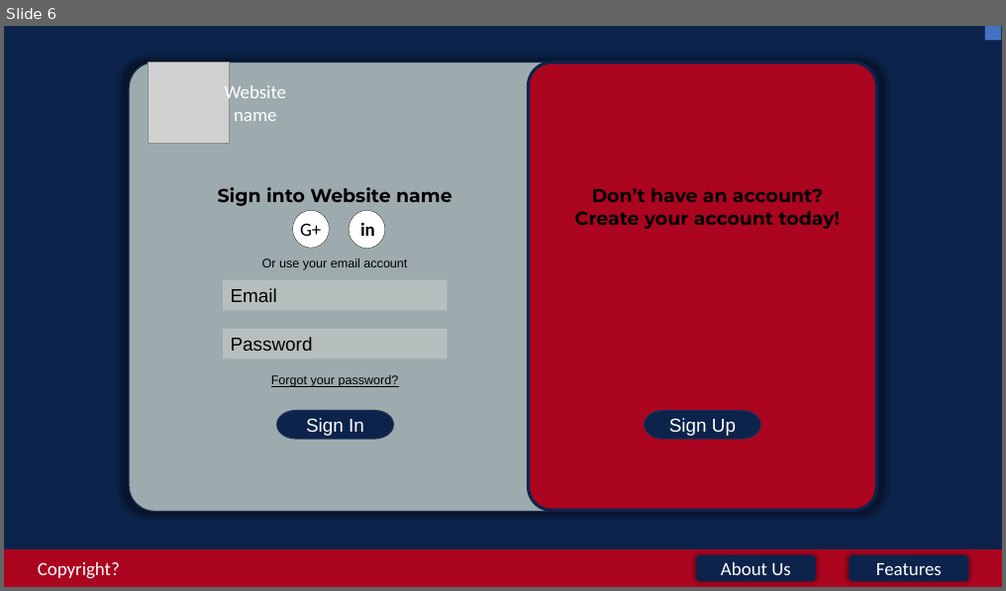
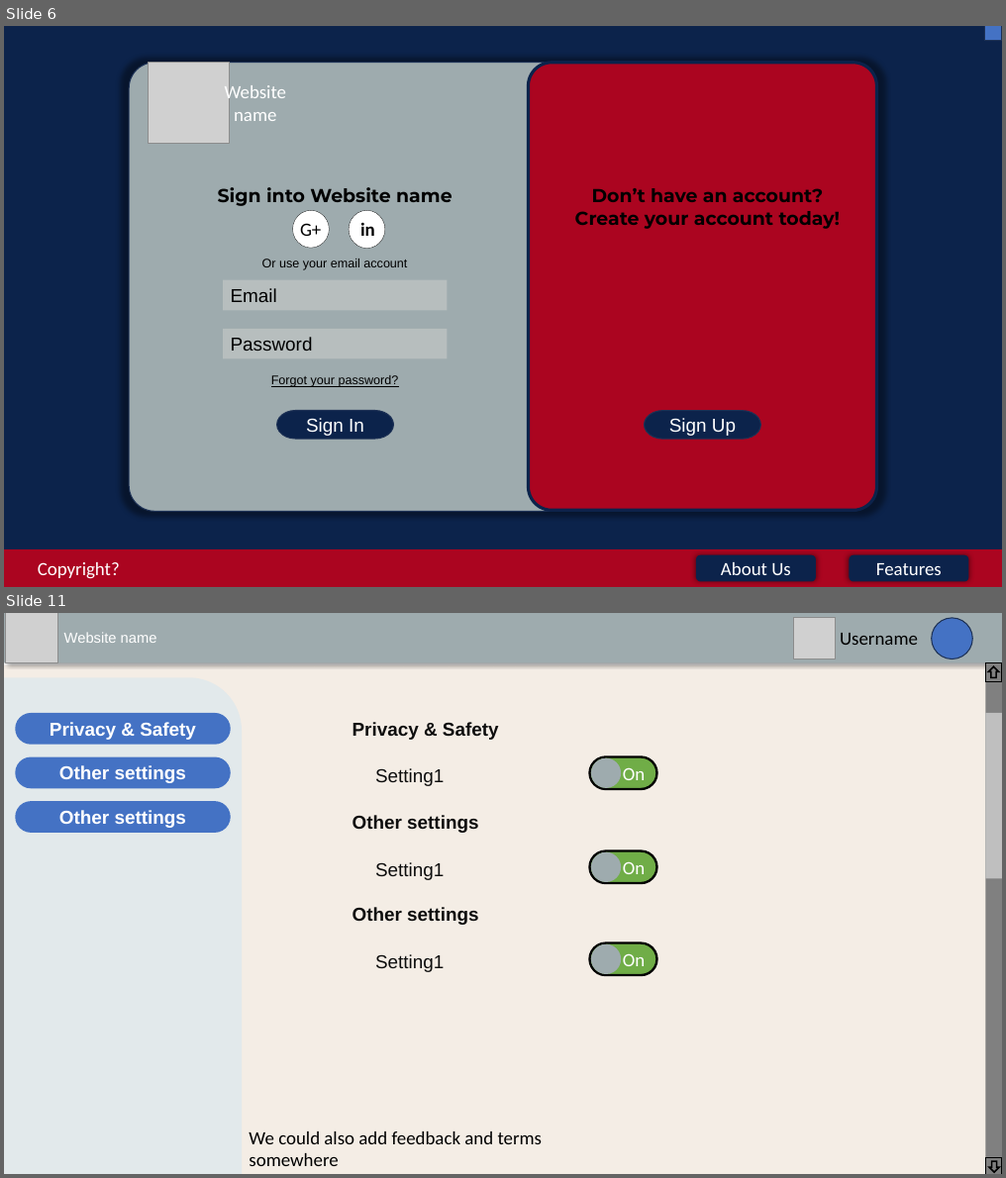
Before and after one commit to LargeDumpsterFire/CSC337-Final-Project, a slide deck: Sitemap ect.pptx. Shown one above the other, each under a label of ours: slide 6 before the commit, slides 6 and 11 after it; the slides between them are not shown. The pictures are 1006x591 and 1006x1178 pixels, drawn with LibreOffice and Linux fonts; fonts in the diff are those of the drawing; grey boxes stand for pictures. Boxes give left, top, right and bottom in pixels: in the first picture for what was removed or moved away, otherwise in the second. Text is boxed around its words. In the diff, an @@ line names an element or a change of style, - is before the commit and + after.

```diff
--- a/Sitemap ect.pptx
+++ b/Sitemap ect.pptx
@@ slide 11 added at (4,613,1002,1174), background #FFFFFF @@
@@ rectangle added at (4,613,1002,663), fill #9EABAE @@
@@ picture added at (6,613,57,663) @@
@@ text added at (64,632,157,643), 14 pt, text #FFFFFF @@
+Website name
@@ picture added at (794,618,835,659) @@
@@ text added at (840,633,918,645), 18 pt, text #000000 @@
+Username
@@ ellipse added at (932,618,973,659), fill #4472C4, outline #1E3256 1 pt @@
@@ rectangle added at (4,665,1002,1174), fill #F4EDE5 @@
@@ rectangle added at (985,666,1002,1174), fill #808080 @@
@@ rectangle added at (986,663,1002,682), fill #808080, outline #000000 1 pt @@
@@ right arrow added at (989,666,999,677), fill #808080, outline #000000 1.5 pt @@
@@ round rect added at (4,677,242,1174), fill #E2E9EB @@
@@ rounded rectangle added at (15,713,231,745), fill #4472C4, 18 pt, text #FFFFFF, bold @@
+Privacy & Safety
@@ text added at (352,722,499,740), 18 pt, text #0D0D0D, bold @@
+Privacy & Safety
@@ rectangle added at (985,713,1002,879), fill #BFBFBF @@
@@ rounded rectangle added at (15,757,231,788), fill #4472C4, 18 pt, text #FFFFFF, bold @@
+Other settings
@@ rounded rectangle added at (589,757,656,789), fill #70AD47, outline #000000 2.25 pt, 18 pt, text #FFFFFF @@
+On
@@ ellipse added at (591,759,621,788), fill #9EABAE @@
@@ text added at (375,768,444,786), 18 pt, text #0D0D0D @@
+Setting1
@@ rounded rectangle added at (15,801,231,833), fill #4472C4, 18 pt, text #FFFFFF, bold @@
+Other settings
@@ text added at (352,815,478,833), 18 pt, text #0D0D0D, bold @@
+Other settings
@@ text added at (375,862,444,880), 18 pt, text #0D0D0D @@
+Setting1
@@ rounded rectangle added at (589,851,656,883), fill #70AD47, outline #000000 2.25 pt, 18 pt, text #FFFFFF @@
+On
@@ ellipse added at (591,853,621,882), fill #9EABAE @@
@@ text added at (352,907,478,925), 18 pt, text #0D0D0D, bold @@
+Other settings
@@ text added at (375,955,444,972), 18 pt, text #0D0D0D @@
+Setting1
@@ rounded rectangle added at (589,943,656,975), fill #70AD47, outline #000000 2.25 pt, 18 pt, text #FFFFFF @@
+On
@@ ellipse added at (591,945,621,974), fill #9EABAE @@
@@ text added at (249,1132,543,1166), 18 pt, text #000000 @@
+We could also add feedback and terms somewhere
@@ rectangle added at (986,1158,1002,1174), fill #808080, outline #000000 1 pt @@
@@ right arrow added at (990,1162,1000,1173), fill #808080, outline #000000 1.5 pt @@
```
Also in this commit, not shown: 2 slides changed, 2 other slides added, 2 slides removed, 1 other file.
